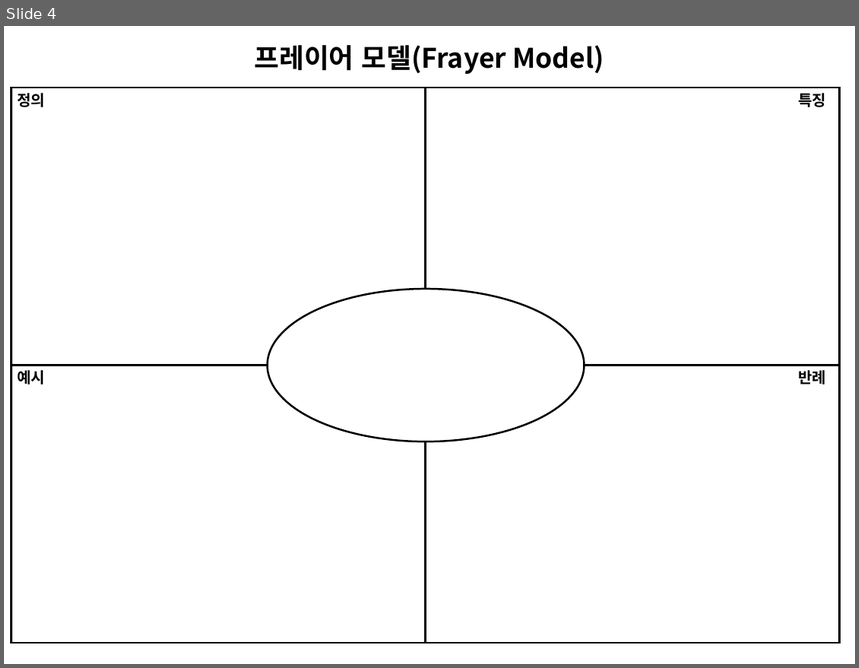
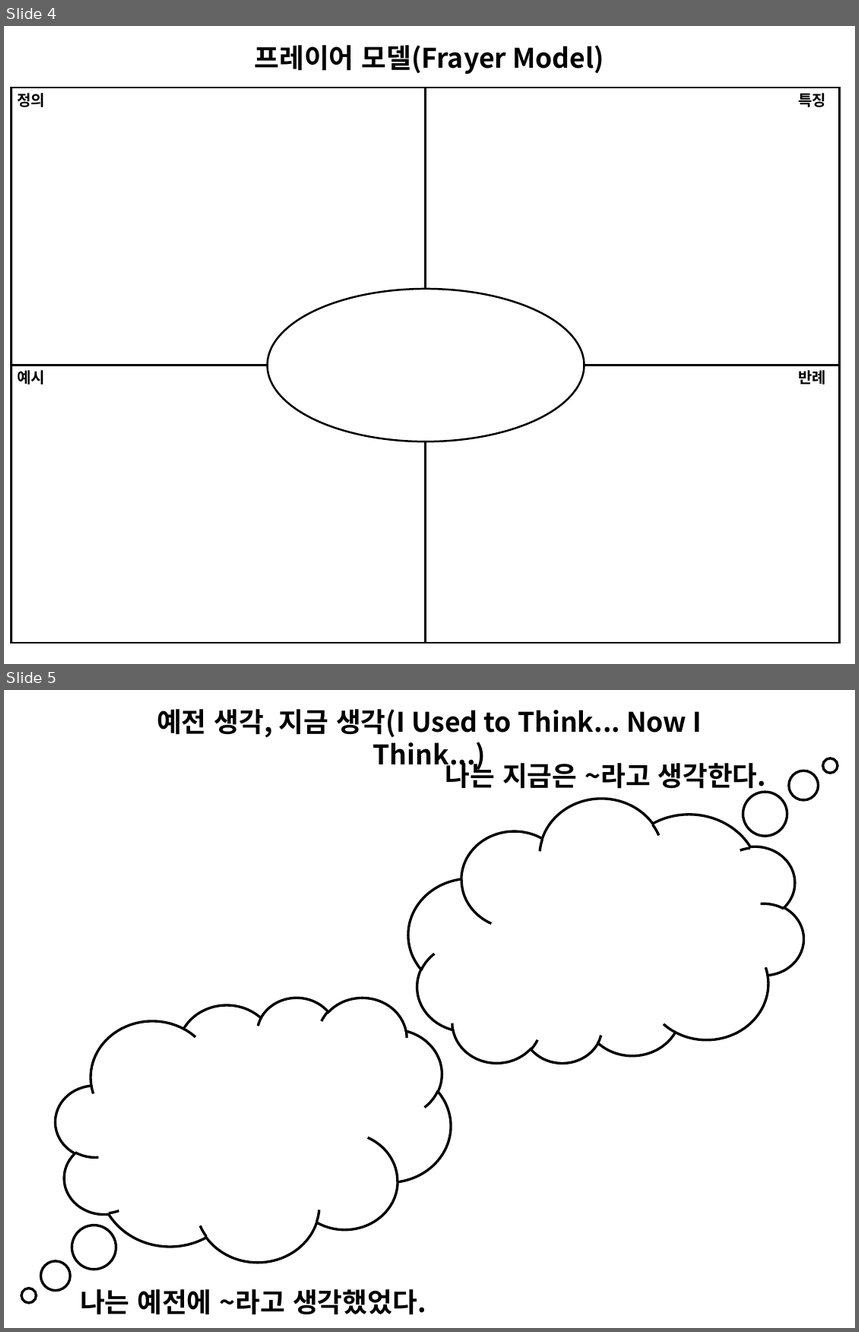
Before and after one commit to qo1598/thinking_routines, a slide deck: 사고루틴 템플릿.pptx. Shown one above the other, each under a label of ours: slide 4 before the commit, slides 4 and 5 after it. The pictures are 859x668 and 859x1332 pixels, drawn with LibreOffice and Linux fonts; fonts in the diff are those of the drawing. Boxes give left, top, right and bottom in pixels: in the first picture for what was removed or moved away, otherwise in the second. Text is boxed around its words. In the diff, an @@ line names an element or a change of style, - is before the commit and + after.

```diff
--- a/사고루틴 템플릿.pptx
+++ b/사고루틴 템플릿.pptx
@@ slide 5 added at bbox=[4, 690, 855, 1328], background #FFFFFF @@
@@ text added at bbox=[157, 709, 702, 738], 32 pt, text #000000, bold @@
+예전 생각, 지금 생각(I Used to Think... Now I Think...)
@@ text added at bbox=[446, 759, 767, 793], 32 pt, text #000000, bold @@
+나는 지금은 ~라고 생각한다.
@@ thought cloud added at bbox=[408, 799, 804, 1065], outline #000000 3 pt @@
@@ thought cloud added at bbox=[56, 997, 451, 1262], outline #000000 3 pt @@
@@ text added at bbox=[80, 1290, 426, 1315], 32 pt, text #000000, bold @@
+나는 예전에 ~라고 생각했었다.
```
Also in this commit, not shown: 2 other slides added, 9 other files.
